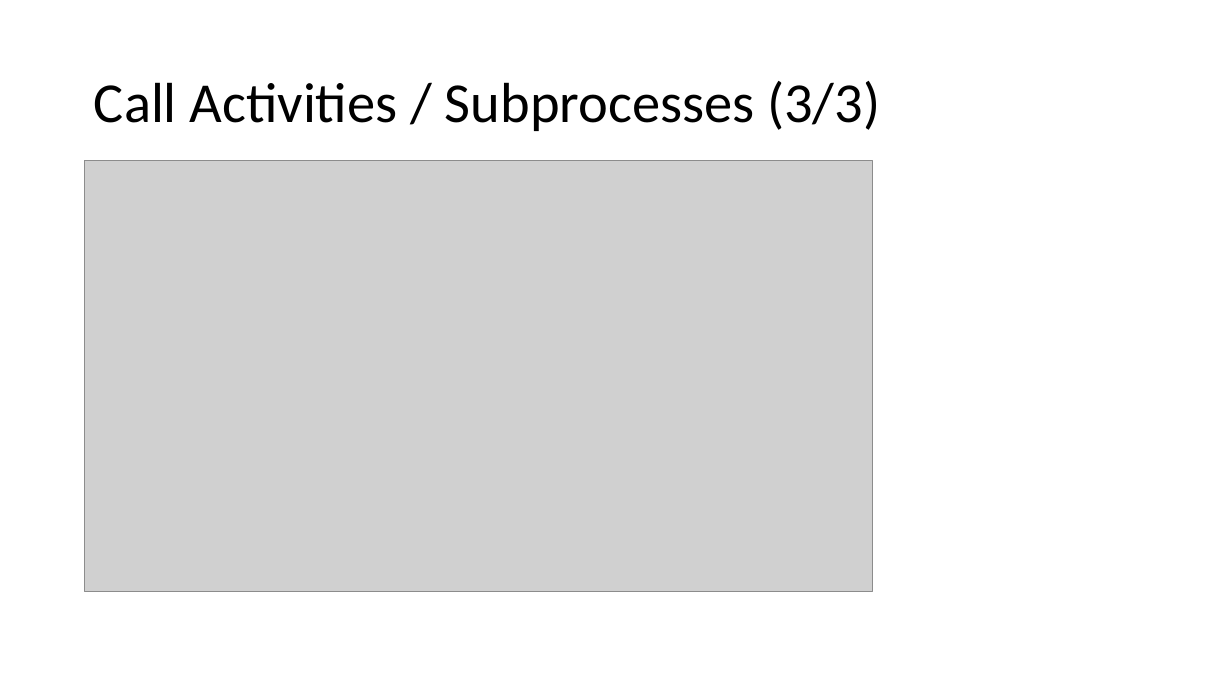
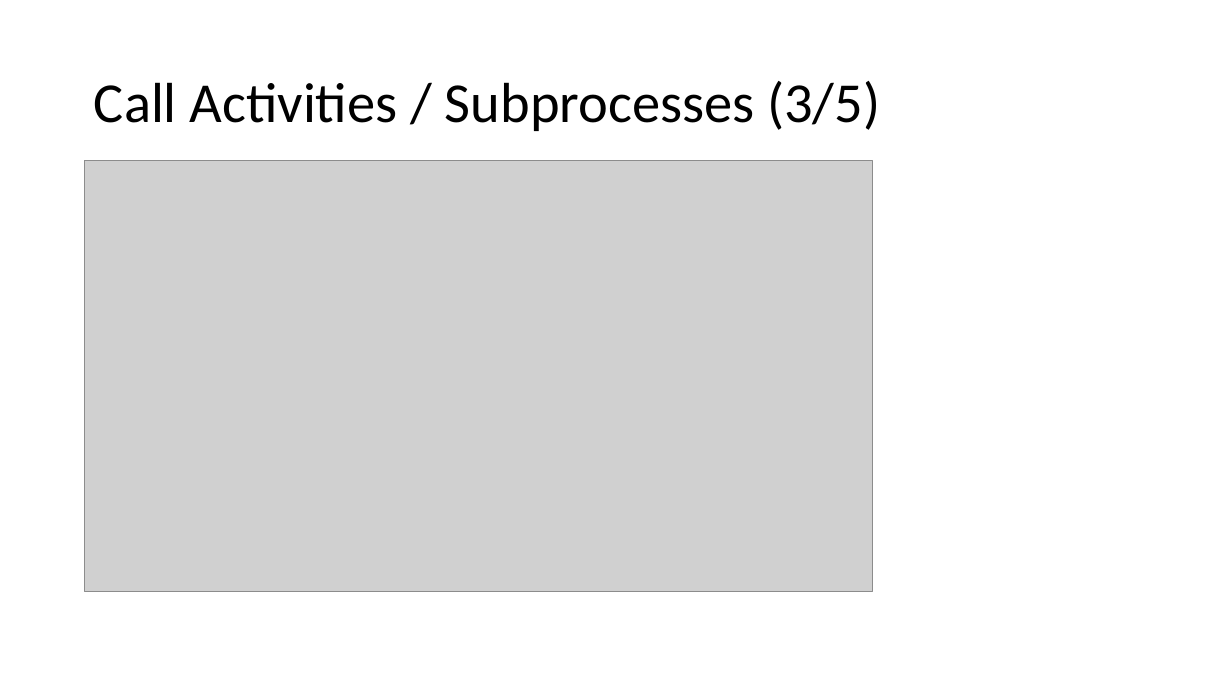
Before and after one commit to nkilchenmann/niks-flowable-demo, a slide deck: slide 15 of flowable-demo/src/main/resources/devsupport/Flowable_Demo.pptx. Drawn at 1232x693 pixels with LibreOffice and Linux fonts; fonts in the diff are those of the drawing; grey boxes stand for pictures. Boxes give left, top, right and bottom in pixels: in the first picture for what was removed or moved away, otherwise in the second. Text is boxed around its words. In the diff, an @@ line names an element or a change of style, - is before the commit and + after.

Commit message:
added call activity variables example

```diff
--- a/flowable-demo/src/main/resources/devsupport/Flowable_Demo.pptx
+++ b/flowable-demo/src/main/resources/devsupport/Flowable_Demo.pptx
@@ title at box(94, 81, 880, 131): text changed @@
-Call Activities / Subprocesses (3/3)
+Call Activities / Subprocesses (3/5)
```
Also in this commit, not shown: 2 other slides changed, 2 slides added, 7 other files.
